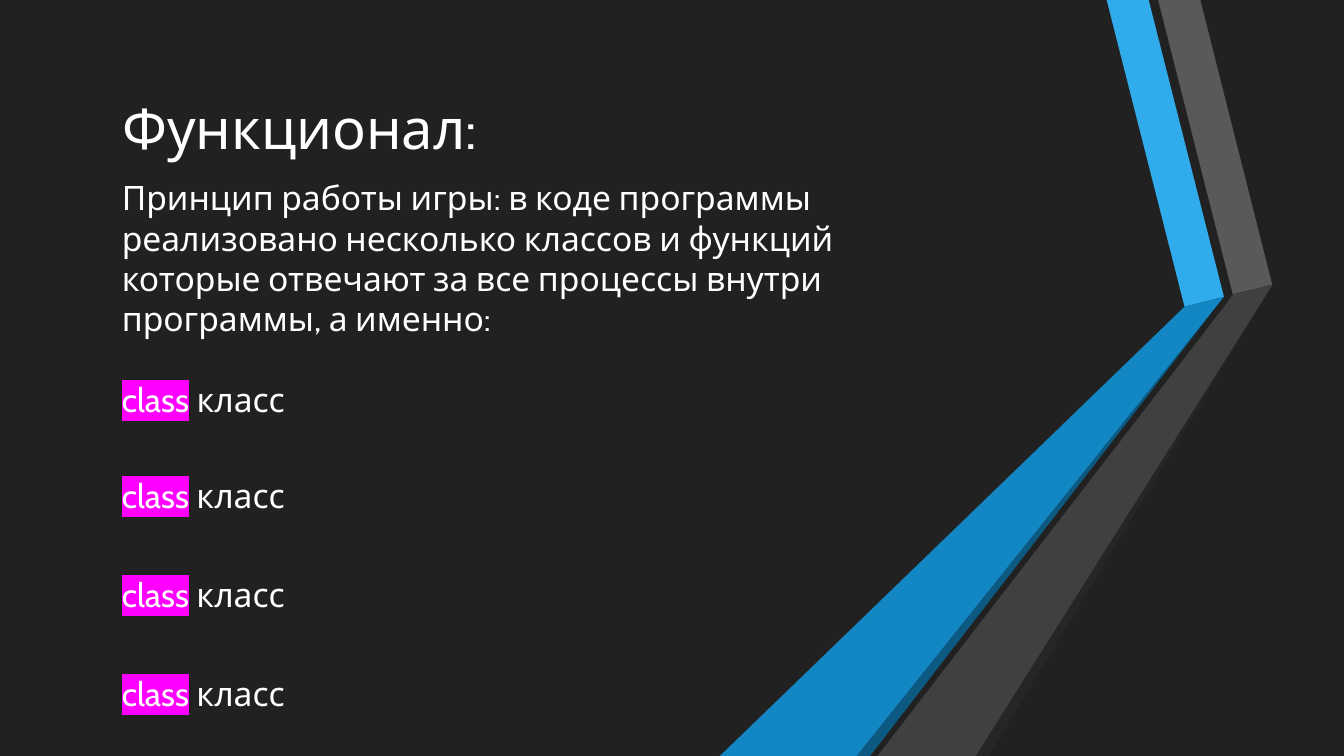
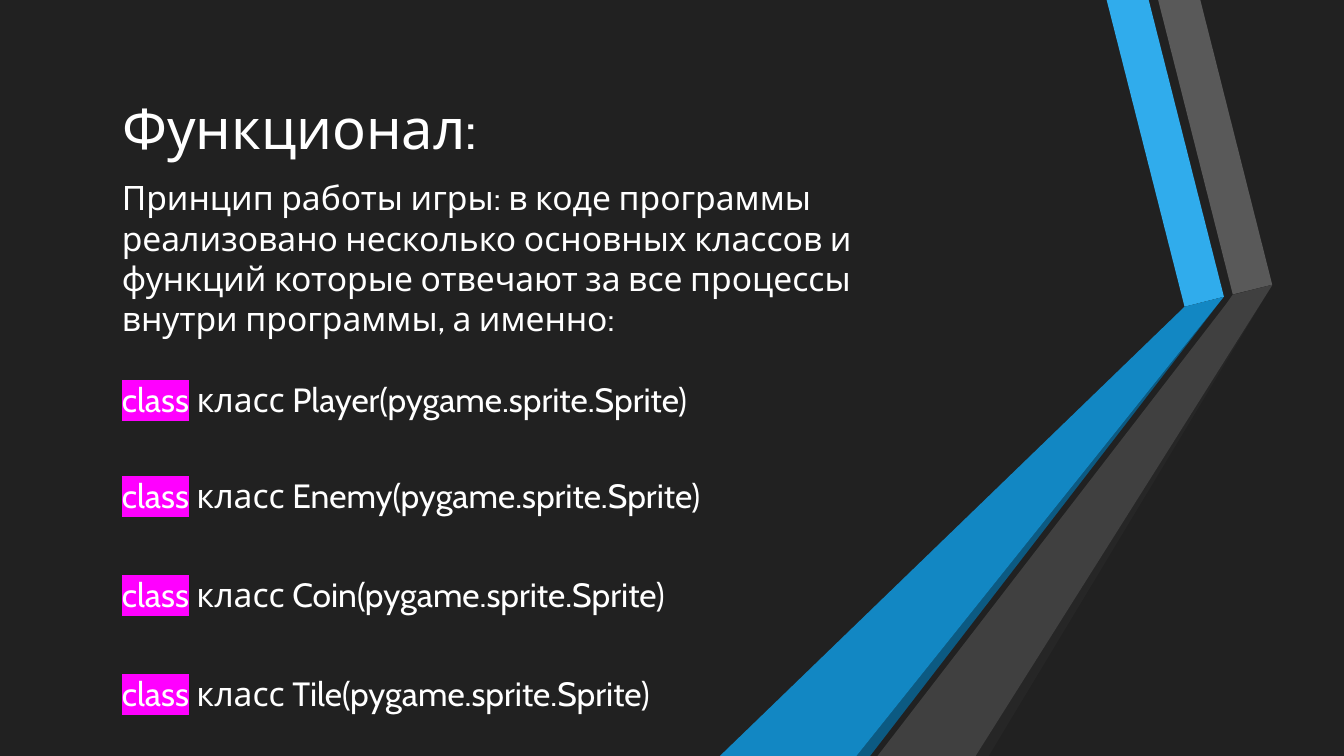
Before and after one commit to MaxM1567/my_game, a slide deck: slide 3 of game.pptx. Drawn at 1344x756 pixels with LibreOffice and Linux fonts; fonts in the diff are those of the drawing. Boxes give left, top, right and bottom in pixels: in the first picture for what was removed or moved away, otherwise in the second. Text is boxed around its words. In the diff, an @@ line names an element or a change of style, - is before the commit and + after.

```diff
--- a/game.pptx
+++ b/game.pptx
@@ text at (122, 184, 852, 714): text changed @@
-Принцип работы игры: в коде программы реализовано несколько классов и функций которые отвечают за все процессы внутри программы, а именно:
-class класс
-class класс
-class класс
-class класс
+Принцип работы игры: в коде программы реализовано несколько основных классов и функций которые отвечают за все процессы внутри программы, а именно:
+class класс Player(pygame.sprite.Sprite)
+class класс Enemy(pygame.sprite.Sprite)
+class класс Coin(pygame.sprite.Sprite)
+class класс Tile(pygame.sprite.Sprite)
```
Also in this commit, not shown: 6 other slides changed, 4 other files.
